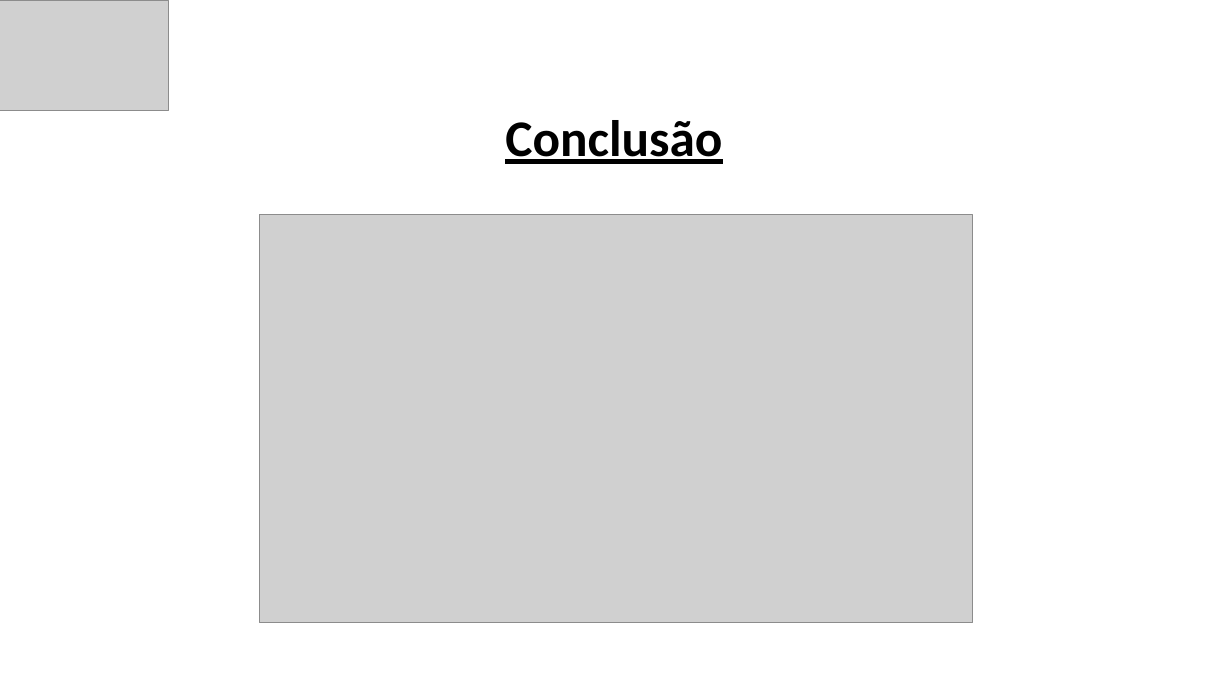
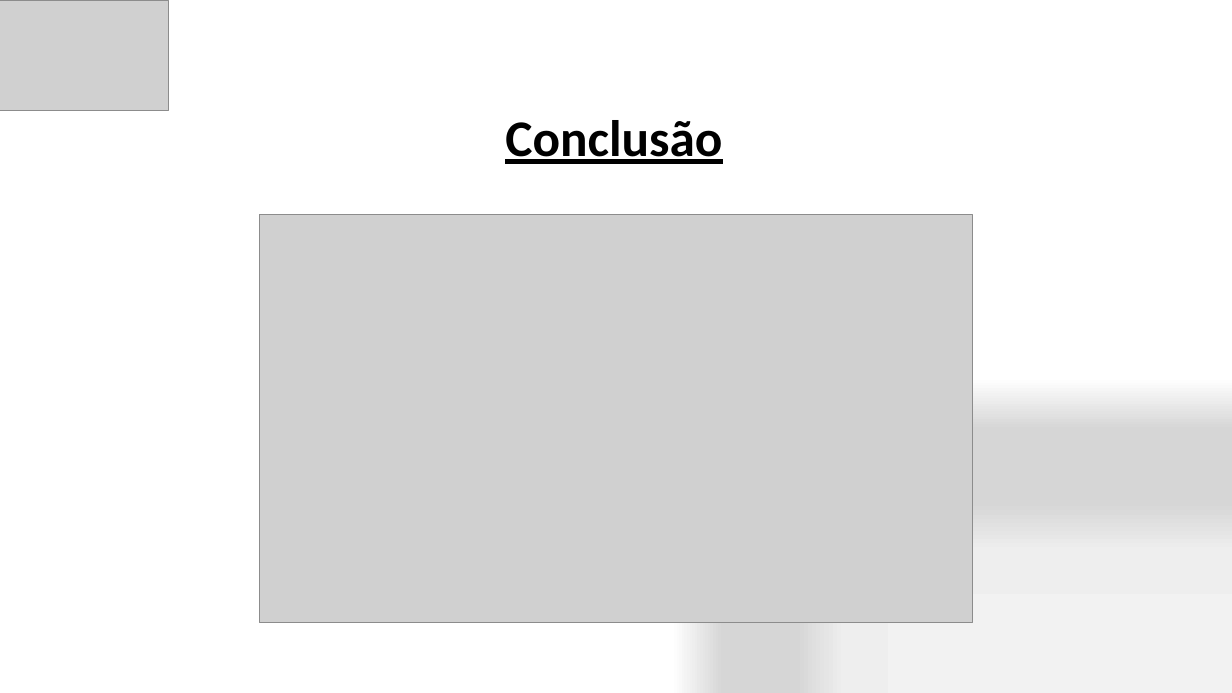
Before and after one commit to leonardopazzini/FATEC-PROJETO-INTEGRADOR-1-SEMESTRE, a slide deck: slide 5 of Projeto Integrador - Apresentação.pptx. Drawn at 1232x693 pixels with LibreOffice and Linux fonts; fonts in the diff are those of the drawing; grey boxes stand for pictures. Boxes give left, top, right and bottom in pixels: in the first picture for what was removed or moved away, otherwise in the second. Text is boxed around its words. In the diff, an @@ line names an element or a change of style, - is before the commit and + after.

```diff
--- a/Projeto Integrador - Apresentação.pptx
+++ b/Projeto Integrador - Apresentação.pptx
@@ background #FFFFFF to gradient #F2F2F2 to #EEEEEE to #D7D7D7 to #FFFFFF @@
```
Also in this commit, not shown: 4 other slides changed, 1 other file.
